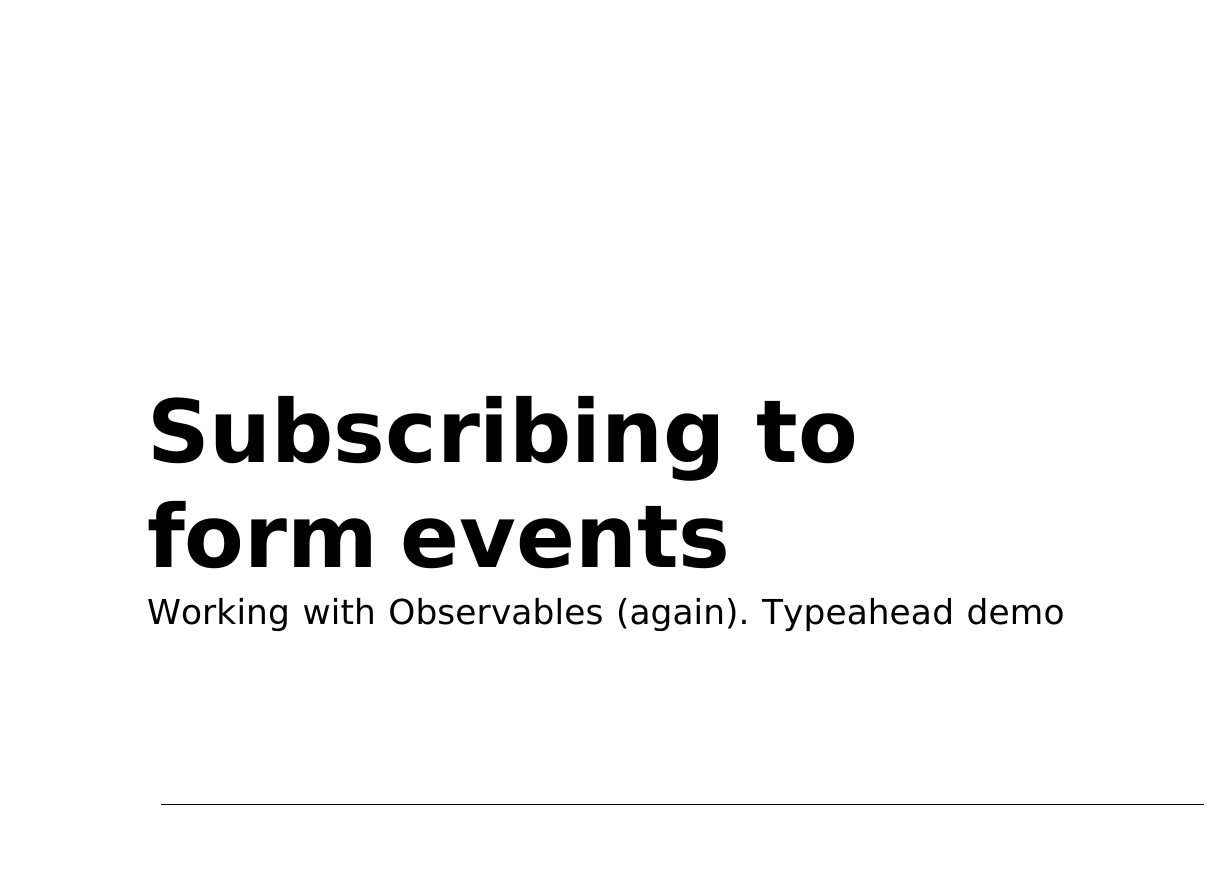
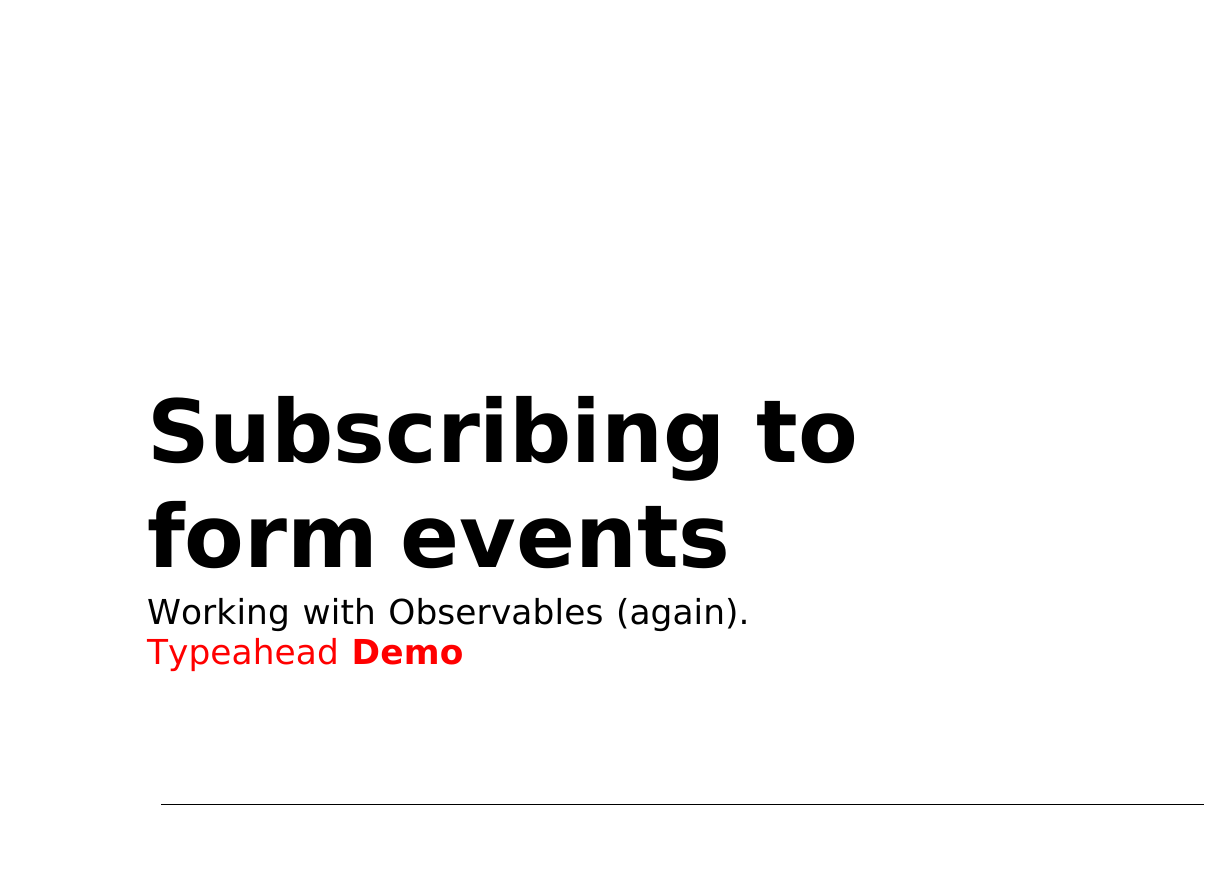
Before and after one commit to petereijgermans11/accelerator-programma, a slide deck: slide 62 of forms/Angular Forms.pptx. Drawn at 1232x871 pixels with LibreOffice and Linux fonts; fonts in the diff are those of the drawing. Boxes give left, top, right and bottom in pixels: in the first picture for what was removed or moved away, otherwise in the second. Text is boxed around its words. In the diff, an @@ line names an element or a change of style, - is before the commit and + after.

```diff
--- a/forms/Angular Forms.pptx
+++ b/forms/Angular Forms.pptx
@@ text at [147, 598, 749, 671]: text changed @@
-Working with Observables (again). Typeahead demo
+Working with Observables (again).
+Typeahead Demo
```
Also in this commit, not shown: 1 other slide changed, 1 slide added, 9 other files.
